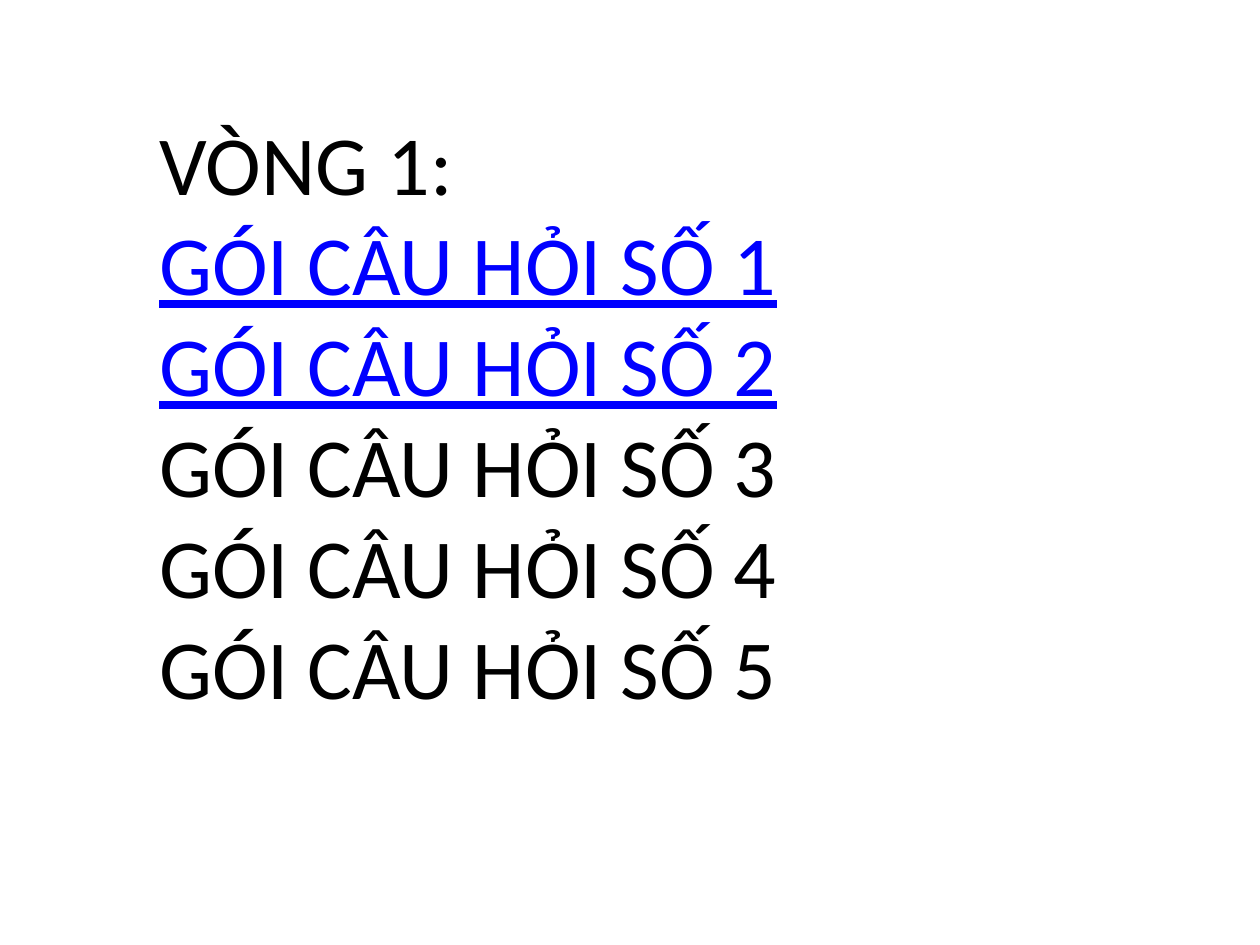
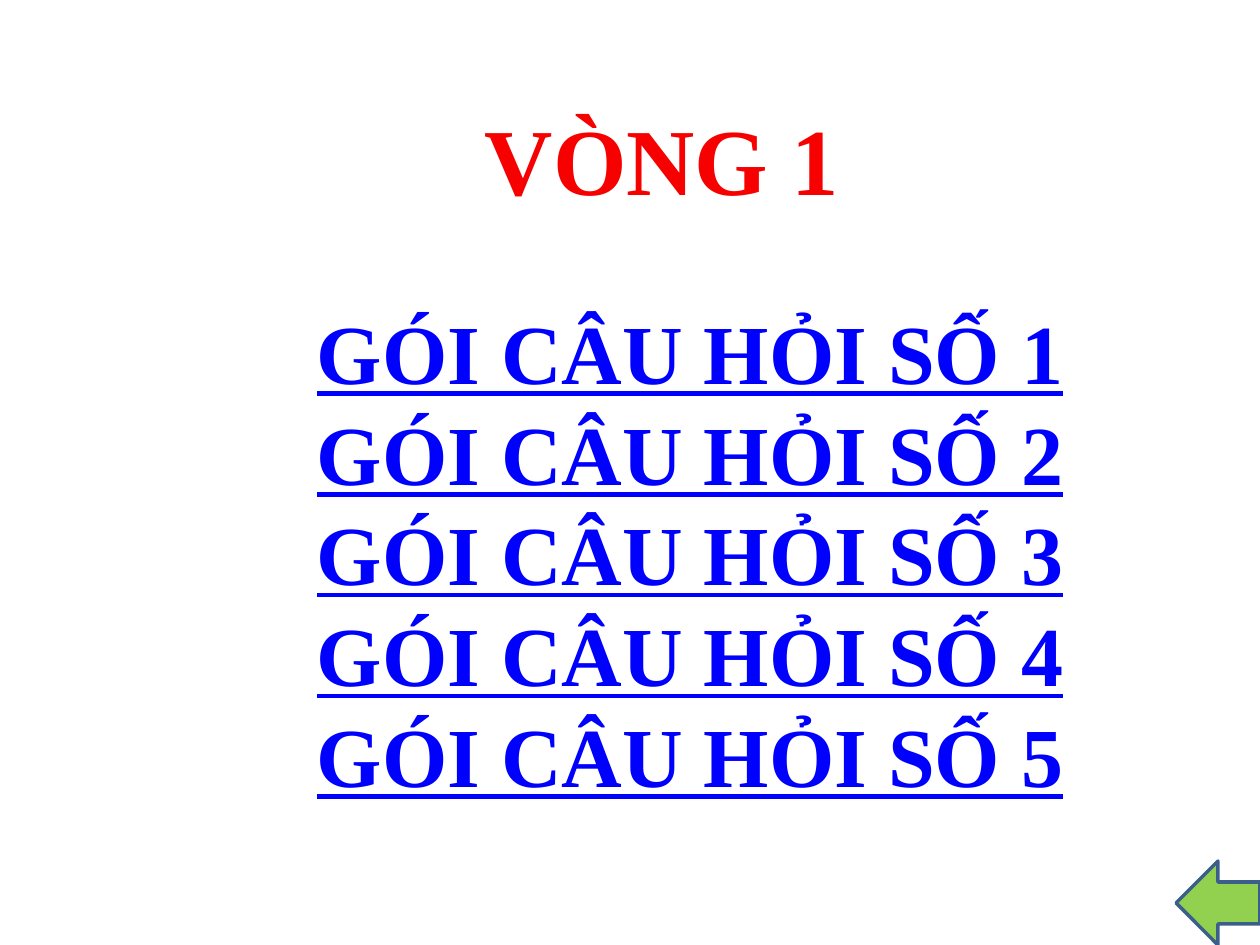
Before and after one commit to huytt/giao-an, a slide deck: slide 3 of hoi_thi.pptx. Drawn at 1260x945 pixels with LibreOffice and Linux fonts; fonts in the diff are those of the drawing; background and template pictures are left out. Boxes give left, top, right and bottom in pixels: in the first picture for what was removed or moved away, otherwise in the second. Text is boxed around its words. In the diff, an @@ line names an element or a change of style, - is before the commit and + after.

```diff
--- a/hoi_thi.pptx
+++ b/hoi_thi.pptx
@@ text at (x1=159, y1=125, x2=453, y2=196): paragraph removed @@
-VÒNG 1:
@@ text added at (x1=485, y1=121, x2=839, y2=197), 54 pt, text #F60000, bold @@
+VÒNG 1
@@ text "GÓI CÂU HỎI SỐ 1" moved from (x1=159, y1=125, x2=776, y2=700) to (x1=317, y1=318, x2=1063, y2=799) @@
@@ text "GÓI CÂU HỎI SỐ 1" at (x1=317, y1=318, x2=1063, y2=799): font Calibri to Times New Roman, bold on; text colour #000000 to #0000FF, underline on in "GÓI CÂU HỎI SỐ 3", "GÓI CÂU HỎI SỐ 4", "GÓI CÂU HỎI SỐ 5" @@
@@ left arrow added at (x1=1176, y1=861, x2=1260, y2=945), fill #92D050, outline #3A5F8C 2 pt @@
```
Also in this commit, not shown: 12 other slides changed, 23 slides added, 1 slide removed.
